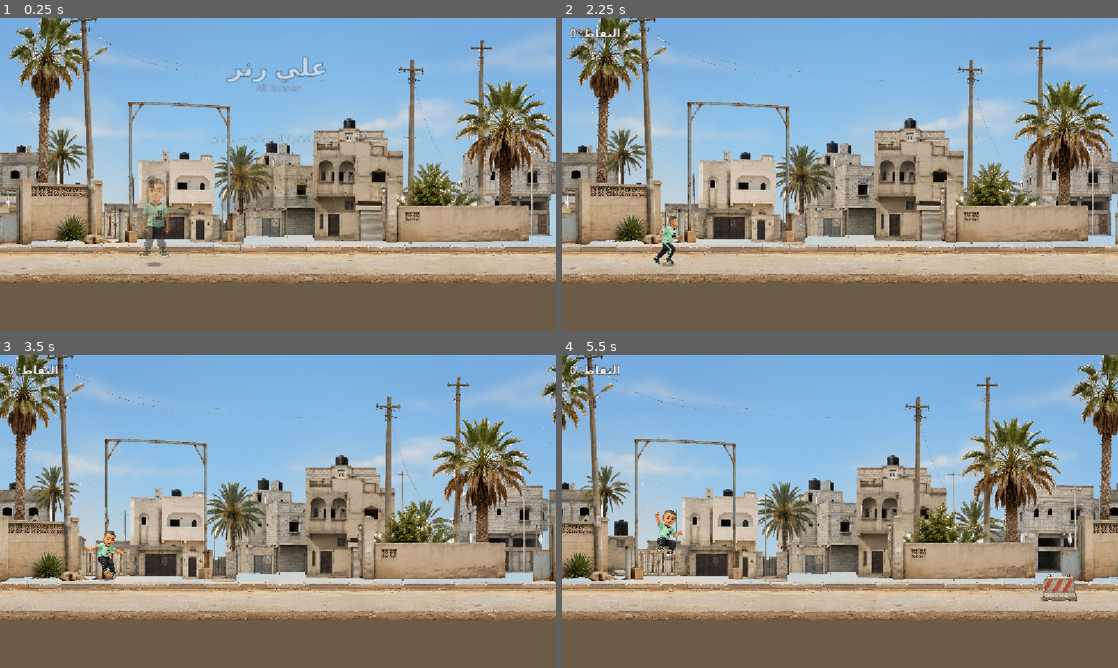
Above: before the commit, frames 1-4 (two rows, left to right).
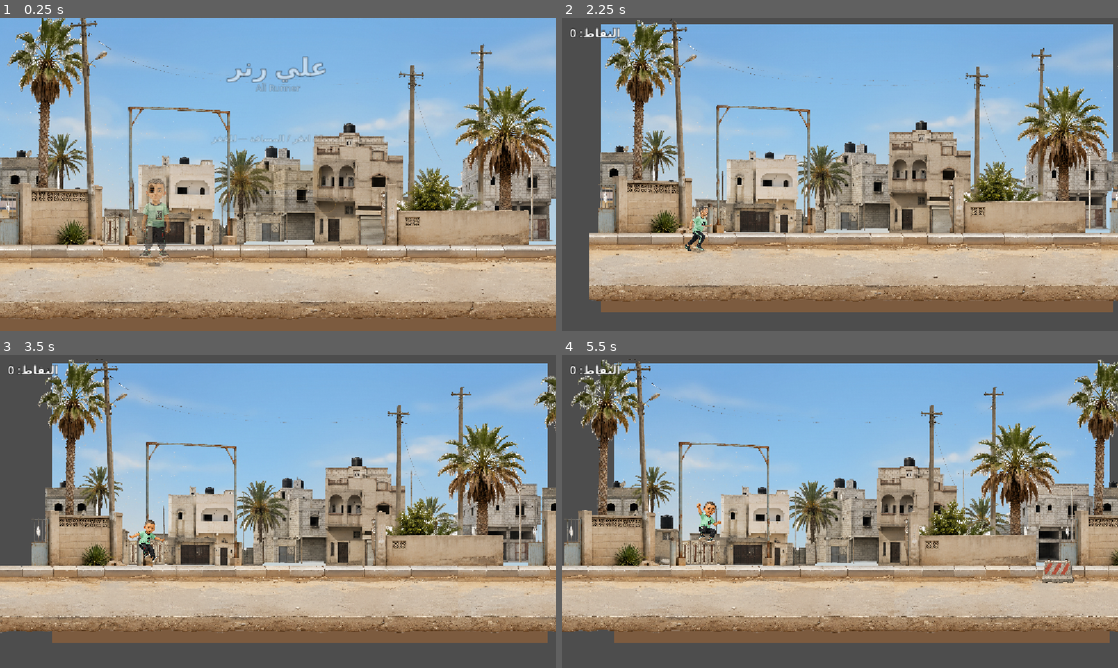
Above: after the commit, the same moments.

Repository: HamzaJwan/Ali-s-Runner
Game: Godot game, scene res://scenes/Main.tscn
Two runs of this game, one before a commit and one after it. Both use one fixed random seed, a clock stepped at 60 frames per second and the inputs below.
Inputs (mouse positions are in pixels of both pictures, inside the frame that each line leads up to):
- Up to frame 1 (0.25 s): no input
- Up to frame 2 (2.25 s): click "ابدأ اللعب" at 0.5 s; click "التالي" at 1.25 s; click "تخطي" at 2 s
- Up to frame 3 (3.5 s): tap Enter (ui_accept) at 2.75, 3.02 s; move the mouse to (400, 495) at 2.77 s; click (400, 495) at 2.92 s
- Up to frame 4 (5.5 s): move the mouse to (728, 527) at 3.52 s; click (728, 527) at 3.67 s; tap Enter (ui_accept) at 3.77, 5.27 s; move the mouse to (895, 442) at 4.27 s; click (895, 442) at 4.42 s; move the mouse to (812, 574) at 5.02 s; click (812, 574) at 5.17 s

The runs differ from the first frame. In frame 1, 38% of the frame differs, in the area x 0-100%, y 0-97%; in frame 2, 53%; in frame 3, 54%; in frame 4, 55%, in the area x 0-100%, y 0-100%.

Commit message:
autopilot: v1.36D scene framing road fill and gameplay zoom polish
Fix the road/ground visual fill: switch GroundSprite from a forced,
aspect-distorting fit_sprite_visible_to_size() to aspect-preserving
fit_sprite_visible_to_width(), nearly doubling its drawn height
(80px -> ~155px) and dramatically shrinking GroundBase's exposed flat
brown fallback strip; nudge its color to match the road texture's own
measured edge tone. Add a 10px overlap between the buildings/foreground
layers and the ground sprite to remove the visible seam at CURB_TOP_Y.

Add a single static GameplayCamera (Camera2D) for a light 1.12x gameplay
zoom, solved algebraically so Ali's screen X stays in the requested
220-250 band and ROAD_SURFACE_Y stays at the same screen Y - reads as
"everything got closer," not a pan or crop. Wired at the exact same
state-transition points as the existing music state machine (default/
unzoomed for menu, intro, every checkpoint dialogue, Father ending, and
Game Over; zoomed only during actual running). UI is unaffected for
free since CanvasLayer ignores Camera2D. Confirmed obstacle spawn X
stays offscreen and max-speed reaction time stays above 2.6s (measured
3.03s) after the zoom.

No world-space gameplay coordinate, physics constant, or collision
shape was touched - only sprite-fitting calls, a .tscn color/offset
tweak, and the new camera framing.

Co-Authored-By: Claude Sonnet 4.6 <noreply@anthropic.com>

Diff:
--- a/scenes/Main.tscn
+++ b/scenes/Main.tscn
@@ -46,6 +46,12 @@
 process_mode = 3
 script = ExtResource("1")
 
+[node name="GameplayCamera" type="Camera2D" parent="."]
+process_mode = 3
+position = Vector2(576, 324)
+zoom = Vector2(1, 1)
+enabled = true
+
 [node name="Ground" type="StaticBody2D" parent="."]
 position = Vector2(576, 545)
 collision_layer = 1
@@ -54,7 +60,7 @@
 [node name="GroundBase" type="Polygon2D" parent="Ground"]
 z_index = -1
 polygon = PackedVector2Array(-576, -75, 576, -75, 576, 103, -576, 103)
-color = Color(0.42, 0.36, 0.28, 1)
+color = Color(0.49, 0.36, 0.25, 1)
 
 [node name="GroundSprite" type="Sprite2D" parent="Ground"]
 visible = false
--- a/scripts/main.gd
+++ b/scripts/main.gd
@@ -36,8 +36,9 @@
 const VIEW_H := 648.0
 const CURB_TOP_Y := 470.0
 const ROAD_SURFACE_Y := 510.0
-const GROUND_VISUAL_HEIGHT := 80.0
+const GROUND_VISUAL_HEIGHT := 155.0
 const GROUND_COLLISION_HEIGHT := 70.0
+const BG_GROUND_OVERLAP := 10.0
 const PLAYER_START_X := 220.0
 const PLAYER_COLLISION_HALF_HEIGHT := 24.0
 const ALI_TEXTURE_PATH := "res://assets/characters/ali/ali_idle.png"
@@ -91,6 +92,28 @@
 const FAMILY_GROUP_ZAINAB_X := 450.0
 const FAMILY_GROUP_JOMANA_X := 520.0
 const GROUND_CENTER_Y := ROAD_SURFACE_Y + GROUND_COLLISION_HEIGHT / 2.0
+
+# --- Gameplay framing (visual-only; never touches world/physics coordinates) ---
+# A real Camera2D only changes what fraction of the world is rendered to the
+# screen - it does not move/rescale Player's CharacterBody2D, the obstacle
+# spawner, or any world-space constant below (ROAD_SURFACE_Y, SPAWN_X, the
+# encounter/story X positions, etc. are all still real, untouched world
+# coordinates). UI stays unaffected for free: CanvasLayer nodes always
+# render in raw screen space and ignore the active Camera2D's transform.
+const GAMEPLAY_ZOOM_FACTOR := 1.12
+const GAMEPLAY_CAMERA_ZOOM := Vector2.ONE / GAMEPLAY_ZOOM_FACTOR
+const DEFAULT_CAMERA_ZOOM := Vector2.ONE
+const DEFAULT_CAMERA_POSITION := Vector2(VIEW_W / 2.0, VIEW_H / 2.0)
+# Solved so that, after zooming, Ali's world X (PLAYER_START_X) still lands
+# at roughly screen X 235 (inside the requested 220-250 band) and
+# ROAD_SURFACE_Y still lands at the same screen Y as the unzoomed view -
+# the zoom reads as "everything got closer," not as a pan/crop.
+const CAMERA_TARGET_SCREEN_X := 235.0
+const GAMEPLAY_CAMERA_POSITION := Vector2(
+	PLAYER_START_X - (CAMERA_TARGET_SCREEN_X - VIEW_W / 2.0) * GAMEPLAY_CAMERA_ZOOM.x,
+	ROAD_SURFACE_Y - (ROAD_SURFACE_Y - VIEW_H / 2.0) * GAMEPLAY_CAMERA_ZOOM.y
+)
+const CAMERA_TRANSITION_TIME := 0.35
 const START_PLAYER_POSITION := Vector2(
 	PLAYER_START_X, ROAD_SURFACE_Y - PLAYER_COLLISION_HALF_HEIGHT
 )
@@ -99,6 +122,7 @@
 const FOREGROUND_TEXTURE_PATH := "res://assets/backgrounds/mantarha/bg_foreground.png"
 const GROUND_TEXTURE_PATH := "res://assets/backgrounds/mantarha/ground_mantarha.png"
 
+@onready var gameplay_camera: Camera2D = $GameplayCamera
 @onready var player: Player = $Player
 @onready var player_story_sprite: Sprite2D = $Player/AliSprite
 @onready var obstacle_spawner: Node2D = $Obstacles
@@ -204,6 +228,7 @@
 var _idle_breath_bases: Dictionary = {}
 var _checkpoint_speaker_tween: Tween
 var _checkpoint_speaker_bases: Dictionary = {}
+var _camera_tween: Tween
 
 
 func _ready() -> void:
@@ -330,6 +355,7 @@
 	obstacle_spawner.clear_obstacles()
 	_show_menu_hero_presentation()
 	audio_manager.play_calm_music()
+	_apply_default_framing()
 
 
 func _show_menu_hero_presentation() -> void:
@@ -476,6 +502,7 @@
 	_setup_intro_scene()
 	_show_intro_step()
 	audio_manager.play_calm_music()
+	_apply_default_framing()
 
 
 func _setup_intro_scene() -> void:
@@ -703,6 +730,7 @@
 func _begin_run(initial_score: int, checkpoint: int, obstacle_speed: float) -> void:
 	_stop_menu_presentation()
 	audio_manager.play_gameplay_music()
+	_apply_gameplay_framing()
 	get_tree().paused = false
 	started = true
 	score = initial_score
@@ -781,6 +809,7 @@
 	game_over = true
 	audio_manager.play_hit()
 	audio_manager.play_calm_music()
+	_apply_default_framing()
 	obstacle_spawner.stop_spawning()
 	obstacle_spawner.clear_obstacles()
 	player.kill()
@@ -968,6 +997,7 @@
 	checkpoint_cinematic_active = true
 	audio_manager.play_checkpoint()
 	audio_manager.play_calm_music()
+	_apply_default_framing()
 	if encounter_controller.character_id == EncounterCharacter.FATHER:
 		_show_father_ending_family_group()
 	_start_idle_breath(player_story_sprite)
@@ -1164,6 +1194,7 @@
 	_cleanup_checkpoint_speaker_state()
 	player.reset_player(player_runner_position)
 	audio_manager.play_calm_music()
+	_apply_default_framing()
 	_start_countdown()
 
 
@@ -1207,6 +1238,7 @@
 	get_tree().paused = false
 	player.set_gameplay_active(true)
 	audio_manager.play_gameplay_music()
+	_apply_gameplay_framing()
 	obstacle_spawner.start_spawning(current_obstacle_speed)
 	if jomana_safety_window_pending:
 		jomana_safety_window_pending = false
@@ -1333,6 +1365,43 @@
 		ali_focus_placeholder.visible = true
 
 
+## Active running only. Tweens the camera to a light zoom-in framed so Ali
+## stays near the requested screen X band and ROAD_SURFACE_Y stays at the
+## same screen Y - reads as "everything got closer," not a pan/crop. Called
+## from exactly the same state-transition points as the music state machine
+## (_finish_countdown(), _begin_run()) for the same reason: those are the
+## only places real running actually resumes.
+func _apply_gameplay_framing() -> void:
+	_set_camera_framing(GAMEPLAY_CAMERA_POSITION, GAMEPLAY_CAMERA_ZOOM)
+
+
+## Every non-running state (menu, intro, checkpoint/story dialogue, Game
+## Over, Father ending, paused/story states) uses this - the camera sits
+## exactly where Godot's implicit default camera would (center of a
+## top-left-at-origin 1152x648 view at zoom 1), so it is guaranteed not to
+## crop anything that was already correctly framed before this task.
+func _apply_default_framing() -> void:
+	_set_camera_framing(DEFAULT_CAMERA_POSITION, DEFAULT_CAMERA_ZOOM)
+
+
+func _set_camera_framing(target_position: Vector2, target_zoom: Vector2) -> void:
+	if (
+		gameplay_camera.position.is_equal_approx(target_position)
+		and gameplay_camera.zoom.is_equal_approx(target_zoom)
+	):
+		return
+	if _camera_tween != null and _camera_tween.is_valid():
+		_camera_tween.kill()
+	_camera_tween = create_tween().set_parallel()
+	_camera_tween.set_pause_mode(Tween.TWEEN_PAUSE_PROCESS)
+	_camera_tween.tween_property(
+		gameplay_camera, "position", target_position, CAMERA_TRANSITION_TIME
+	).set_trans(Tween.TRANS_SINE).set_ease(Tween.EASE_OUT)
+	_camera_tween.tween_property(
+		gameplay_camera, "zoom", target_zoom, CAMERA_TRANSITION_TIME
+	).set_trans(Tween.TRANS_SINE).set_ease(Tween.EASE_OUT)
+
+
 func _apply_optional_backgrounds() -> void:
 	_apply_sky_texture()
 	_apply_scenery_layer(buildings_sprite, BUILDINGS_TEXTURE_PATH, 1.0)
@@ -1376,20 +1445,32 @@
 	if ASSET_UTILS.set_sprite_texture_if_exists(sprite, texture_path):
 		sprite.centered = false
 		ASSET_UTILS.fit_sprite_visible_to_width(sprite, VIEW_W)
+		# Extend BG_GROUND_OVERLAP past CURB_TOP_Y so this layer's bottom
+		# edge tucks slightly under the ground sprite (which starts drawing
+		# at CURB_TOP_Y too, at a higher z-index) instead of meeting it at a
+		# razor-thin seam - that seam is what read as a visible gap between
+		# the sidewalk/buildings and the road.
 		ASSET_UTILS.align_sprite_visible_left_bottom(
-			sprite, 0.0, CURB_TOP_Y
+			sprite, 0.0, CURB_TOP_Y + BG_GROUND_OVERLAP
 		)
 		sprite.modulate.a = opacity
-		print("[layout] ", sprite.name, " visible_bottom=", CURB_TOP_Y,
-			" opacity=", opacity)
+		print("[layout] ", sprite.name, " visible_bottom=",
+			CURB_TOP_Y + BG_GROUND_OVERLAP, " opacity=", opacity)
 
 
 func _apply_ground_texture() -> void:
 	if ASSET_UTILS.set_sprite_texture_if_exists(ground_sprite, GROUND_TEXTURE_PATH):
 		ground_sprite.centered = false
-		ASSET_UTILS.fit_sprite_visible_to_size(
-			ground_sprite, VIEW_W, GROUND_VISUAL_HEIGHT
-		)
+		# Preserve the texture's own aspect ratio (fit by width only) instead
+		# of force-stretching it into a fixed, short GROUND_VISUAL_HEIGHT box.
+		# That forced stretch both distorted the road texture and left most
+		# of the screen below it uncovered, exposing GroundBase's flat brown
+		# fallback fill as a wide, clearly-empty strip. Fitting by width
+		# alone makes the road extend much closer to the bottom of the
+		# viewport on its own, looking like a natural road/earth continuation
+		# instead of an abrupt cutoff. ROAD_SURFACE_Y/collision are untouched
+		# - this only changes how tall the visible sprite is drawn.
+		ASSET_UTILS.fit_sprite_visible_to_width(ground_sprite, VIEW_W)
 		ASSET_UTILS.align_sprite_visible_top_left(
 			ground_sprite,
 			Vector2(-ground.position.x, CURB_TOP_Y - ground.position.y)
Not shown, changed: docs/AUTOPILOT_PROGRESS.md
